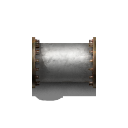
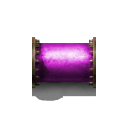
Two versions of the same layered image (w=128, h=128). Layer-by-layer changes:
pixels changed over [35, 41, 93, 83] (layer not identified)
